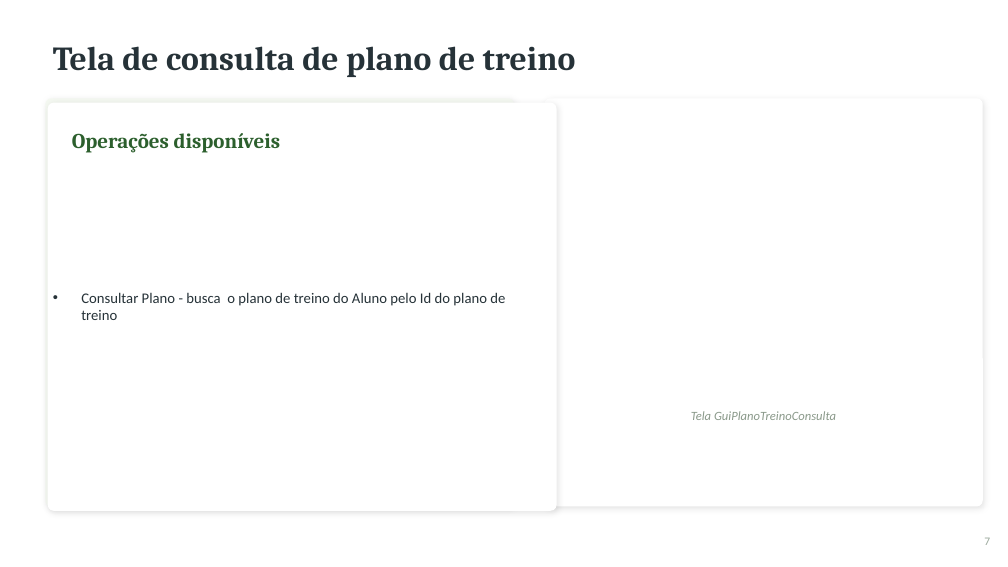
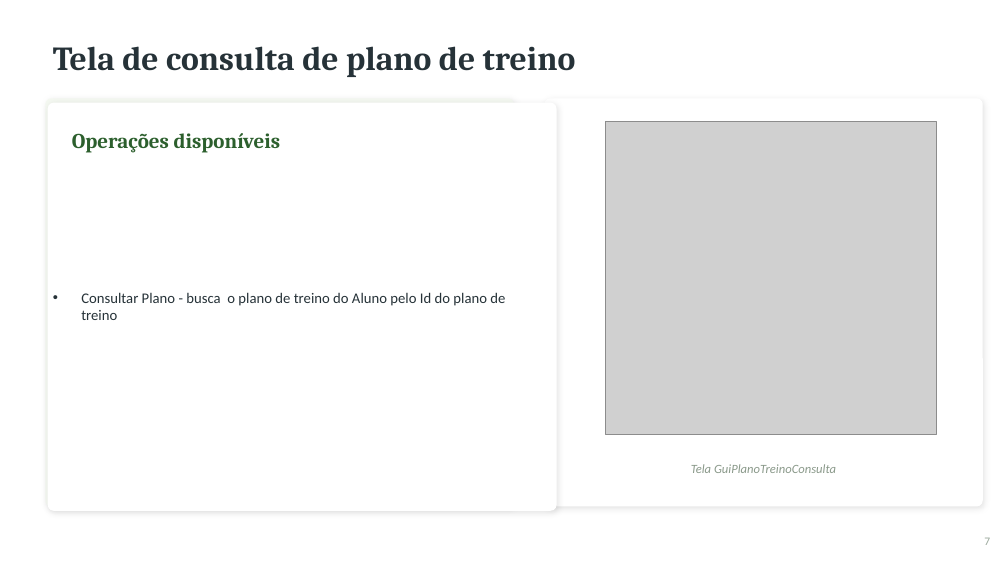
Before and after one commit to GabrielLiz132/Sistema_de_Academia, a slide deck: slide 10 of resource/apresentacao_sistema_academia.pptx. Drawn at 1008x567 pixels with LibreOffice and Linux fonts; fonts in the diff are those of the drawing; grey boxes stand for pictures. Boxes give left, top, right and bottom in pixels: in the first picture for what was removed or moved away, otherwise in the second. Text is boxed around its words. In the diff, an @@ line names an element or a change of style, - is before the commit and + after.

```diff
--- a/resource/apresentacao_sistema_academia.pptx
+++ b/resource/apresentacao_sistema_academia.pptx
@@ picture added at box(606, 122, 936, 435) @@
@@ text "Tela GuiPlanoTreinoConsulta": place and size @@
-text "Tela GuiPlanoTreinoConsulta" at box(691, 411, 836, 420)
+text "Tela GuiPlanoTreinoConsulta" at box(691, 464, 836, 473)
```
Also in this commit, not shown: 1 other slide changed.
